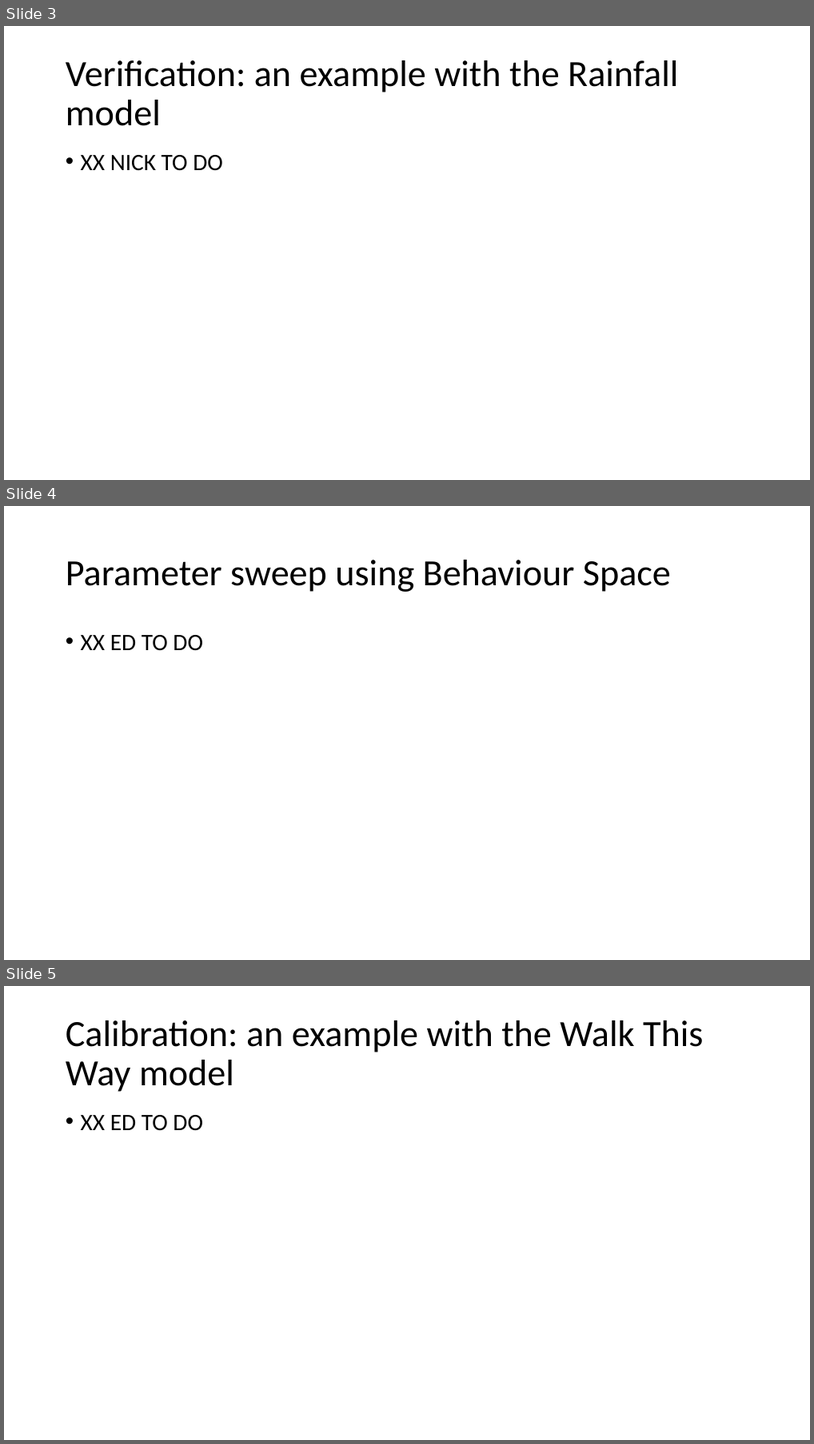
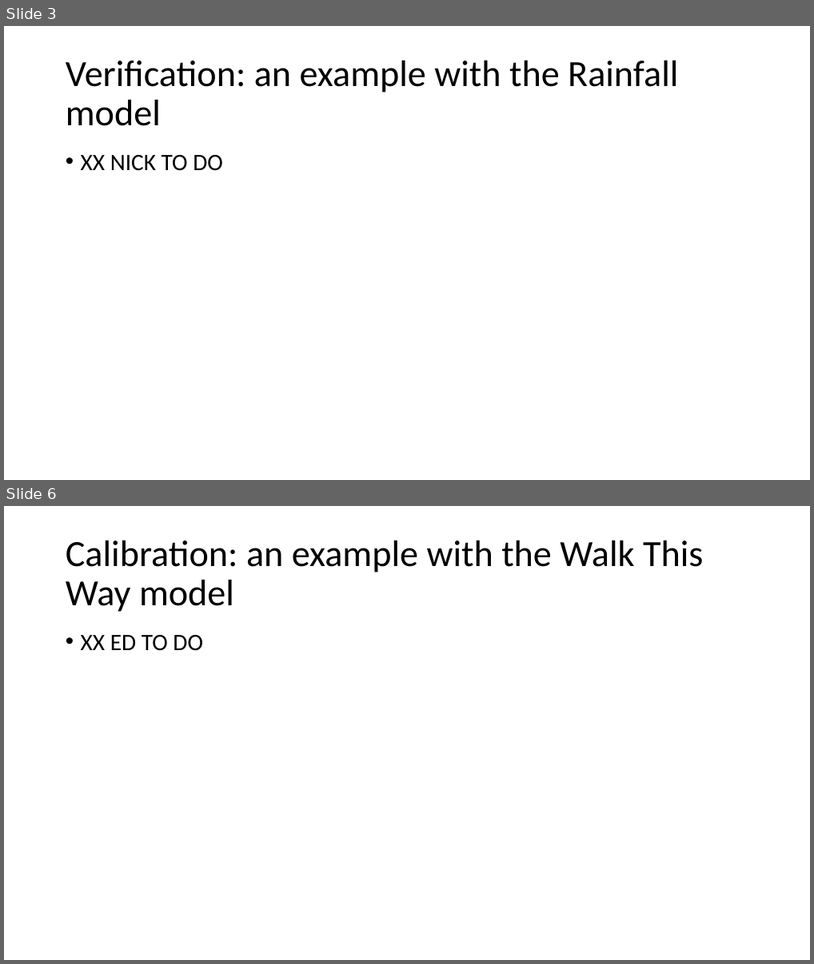
Before and after one commit to abmgis/abmgis, a slide deck: Chapter10-EvaluatingModels/Chapter10_Tutorial.pptx. Shown one above the other, each under a label of ours: slides 3, 4 and 5 before the commit, slides 3 and 6 after it; the slides between them are not shown. The pictures are 814x1444 and 814x964 pixels, drawn with LibreOffice and Linux fonts; fonts in the diff are those of the drawing. Boxes give left, top, right and bottom in pixels: in the first picture for what was removed or moved away, otherwise in the second. Text is boxed around its words. In the diff, an @@ line names an element or a change of style, - is before the commit and + after.

```diff
--- a/Chapter10-EvaluatingModels/Chapter10_Tutorial.pptx
+++ b/Chapter10-EvaluatingModels/Chapter10_Tutorial.pptx
@@ slide 4 removed at [4,506,810,960], background #FFFFFF @@
@@ title removed at [66,560,671,592] @@
-Parameter sweep using Behaviour Space
@@ text removed at [81,635,203,651] @@
-• XX ED TO DO
@@ what was slide 5 is now slide 6 @@
```
Also in this commit, not shown: 2 slides added.
